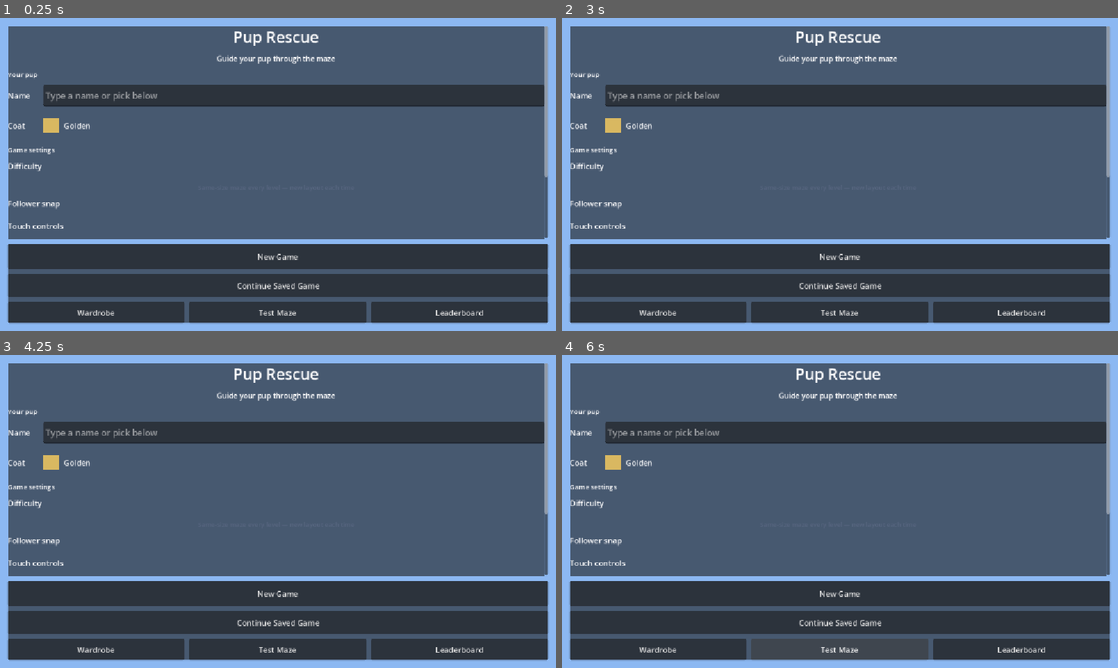
Above: before the commit, frames 1-4 (two rows, left to right).
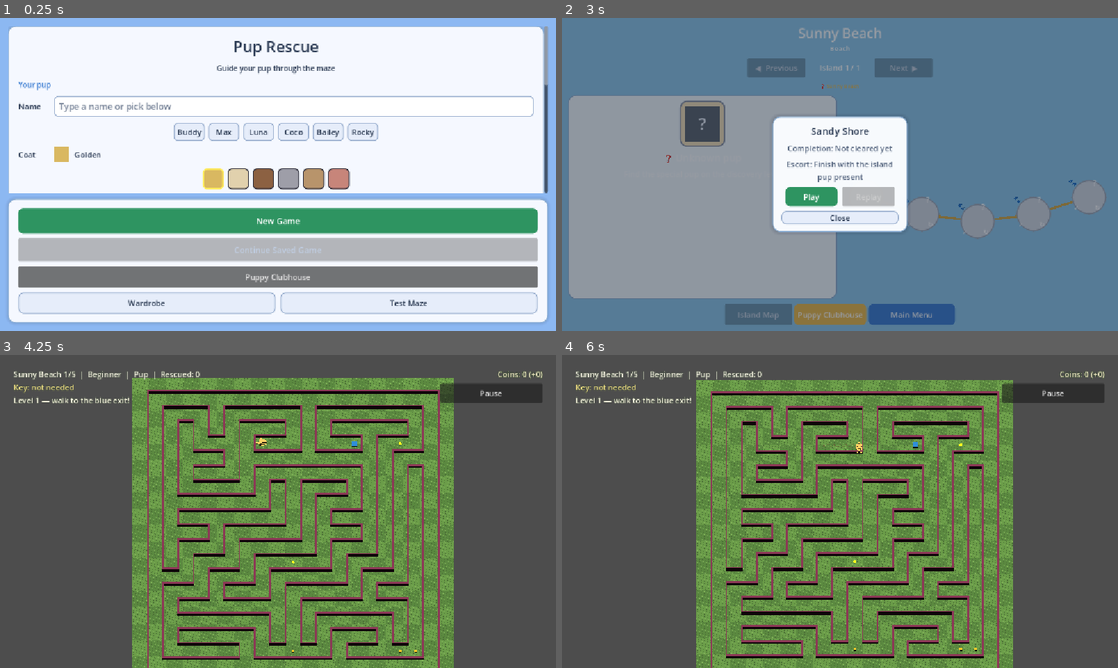
Above: after the commit, the same moments.

Repository: BirdofRain/pup-rescue
Game: Godot game, scene res://scenes/Menu.tscn
Two runs of this game, one before a commit and one after it. Both use one fixed random seed, a clock stepped at 60 frames per second and the inputs below.
Inputs (mouse positions are in pixels of both pictures, inside the frame that each line leads up to):
- Up to frame 1 (0.25 s): no input
- Up to frame 2 (3 s): click "New Game" at 0.5 s; click (912, 315) at 1.25 s, where only the run after the commit has a clickable "Main Menu"; click "New Game" at 2 s; click (867, 196) at 2.75 s, where only the run after the commit has a clickable "?"
- Up to frame 3 (4.25 s): click (250, 533) at 3.5 s, where only the run after the commit has a clickable "Play"
- Up to frame 4 (6 s): move the mouse to (962, 495) at 4.27 s; hold D (move_right) 4.28-5 s; click (962, 495) at 4.42 s; click (656, 649) at 5 s, where only the run before the commit has a clickable "Wardrobe"; click (840, 649) at 5.75 s, where only the run before the commit has a clickable "Test Maze"

The runs differ from the first frame. In frame 1, 91% of the frame differs, in the area x 1-99%, y 2-98%; in frame 2, 98%; in frame 3, 100%, in the area x 0-100%, y 0-100%; in frame 4, 100%.
Error before the commit: Parse Error: Cannot assign a value of type "BoxContainer.AlignmentMode" as "FlowContainer.AlignmentMode". (res://scripts/menu.gd:471)
Error after the commit: Stack overflow. Check for infinite recursion in your script. (res://scripts/island_map.gd:639)

Commit message:
Fix menu companion flow alignment enum
Co-authored-by: Cursor <cursoragent@cursor.com>

Diff:
--- a/scripts/menu.gd
+++ b/scripts/menu.gd
@@ -468,7 +468,7 @@
 	_companion_flow.name = "CompanionFlow"
 	_companion_flow.add_theme_constant_override("h_separation", 8)
 	_companion_flow.add_theme_constant_override("v_separation", 8)
-	_companion_flow.alignment = BoxContainer.ALIGNMENT_CENTER
+	_companion_flow.alignment = FlowContainer.ALIGNMENT_CENTER
 	vbox.add_child(_companion_flow)
 	vbox.move_child(_companion_flow, insert_idx)
 	_refresh_companion_buttons()
